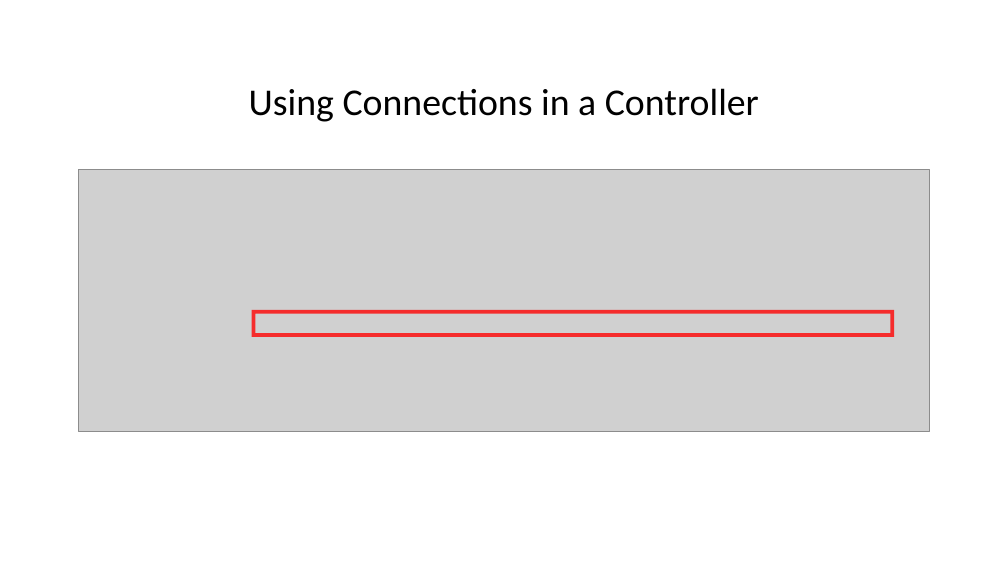
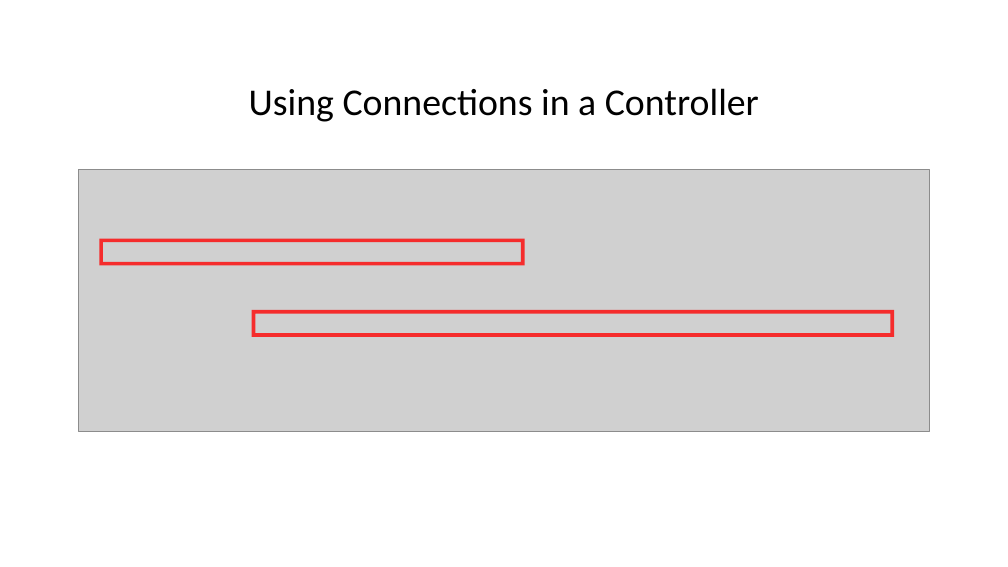
Before and after one commit to DHI/DomainServicesCourse, a slide deck: slide 30 of Presentations/DS-course-2-backend-basics.pptx (slide 25 before the commit). Drawn at 1008x567 pixels with LibreOffice and Linux fonts; fonts in the diff are those of the drawing; grey boxes stand for pictures. Boxes give left, top, right and bottom in pixels: in the first picture for what was removed or moved away, otherwise in the second. Text is boxed around its words. In the diff, an @@ line names an element or a change of style, - is before the commit and + after.

```diff
--- a/Presentations/DS-course-2-backend-basics.pptx
+++ b/Presentations/DS-course-2-backend-basics.pptx
@@ rectangle added at (x1=101, y1=240, x2=523, y2=264), outline #FF0000 3.5 pt @@
```
Also in this commit, not shown: 25 other slides changed, 13 slides added, 4 slides removed, 1 other file.
